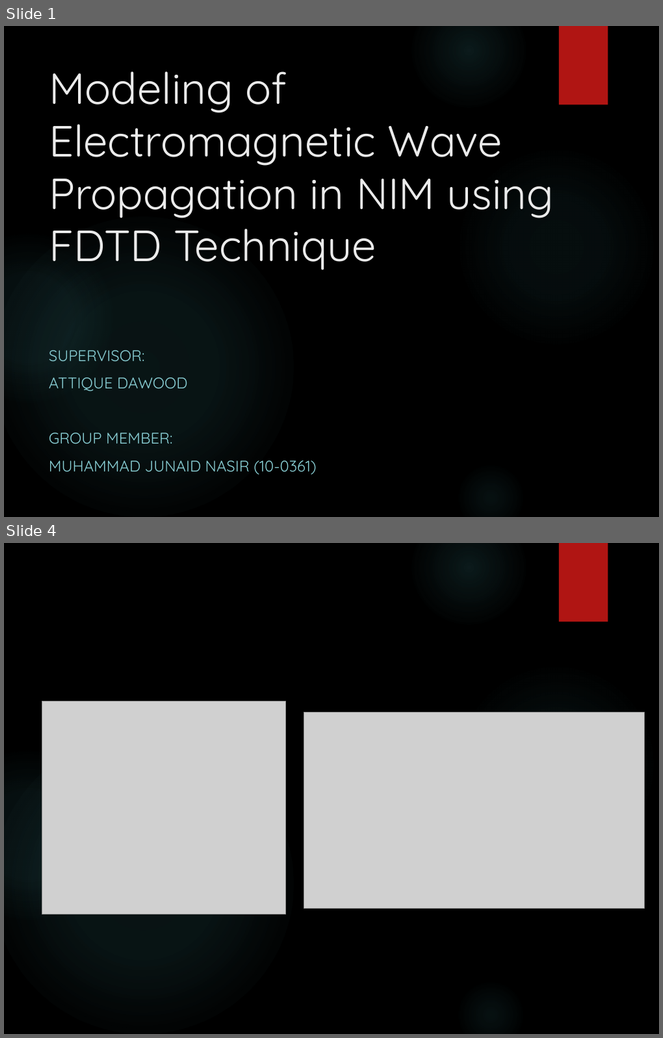
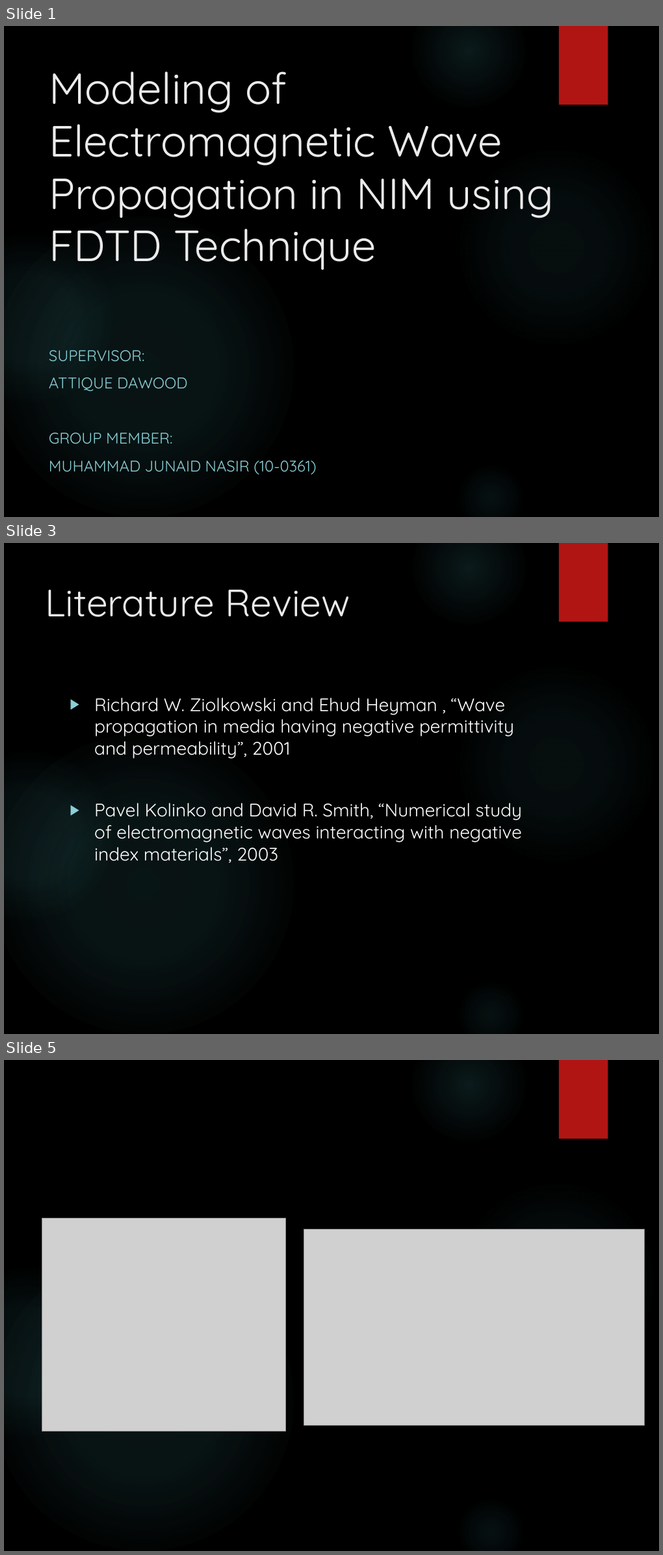
Before and after one commit to junaidnasir/gpu-em-nim, a slide deck: FYP_Defense_Presentation/FYP-1_presentation.pptx. Shown one above the other, each under a label of ours: slides 1 and 4 before the commit, slides 1, 3 and 5 after it; the slides between them are not shown. The pictures are 663x1038 and 663x1555 pixels, drawn with LibreOffice and Linux fonts; fonts in the diff are those of the drawing; grey boxes stand for pictures; background and template pictures are left out. Boxes give left, top, right and bottom in pixels: in the first picture for what was removed or moved away, otherwise in the second. Text is boxed around its words. In the diff, an @@ line names an element or a change of style, - is before the commit and + after.

```diff
--- a/FYP_Defense_Presentation/FYP-1_presentation.pptx
+++ b/FYP_Defense_Presentation/FYP-1_presentation.pptx
@@ slide 3 added at <box>4,543,659,1034</box>, background picture (left out); not listed: 6 template elements that a slide beside it also shows @@
@@ title added at <box>45,590,350,617</box>, 42 pt, text #EBEBEB @@
+Literature Review
@@ text added at <box>94,698,522,863</box>, 20 pt, text #FFFFFF @@
+  ▶ Richard W. Ziolkowski and Ehud Heyman , “Wave propagation in media having negative permittivity and permeability”, 2001
+▶ Pavel Kolinko and David R. Smith, “Numerical study of electromagnetic waves interacting with negative index materials”, 2003
@@ what was slide 4 is now slide 5 @@
```
Also in this commit, not shown: 11 slides changed, 4 other slides added.
